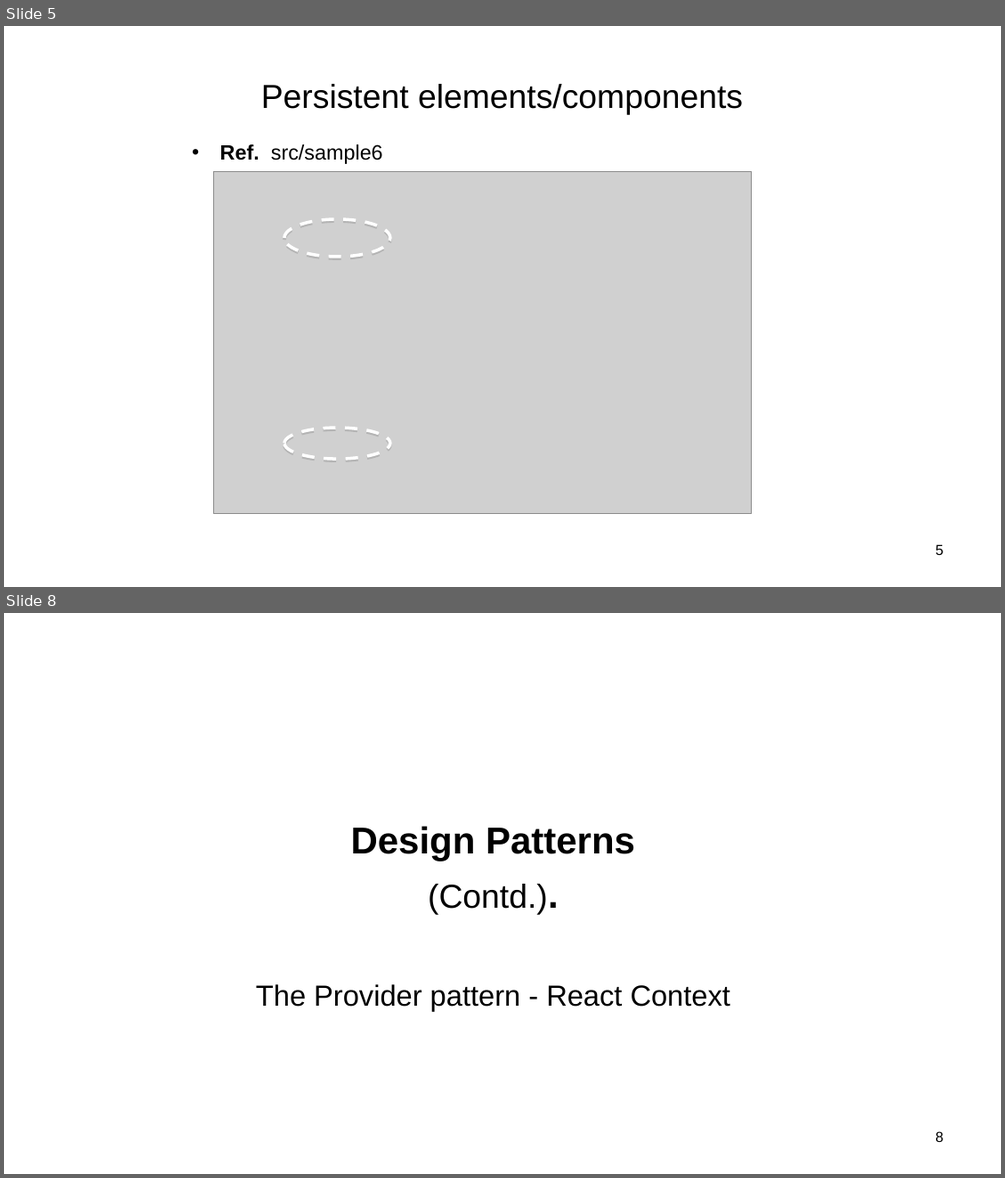
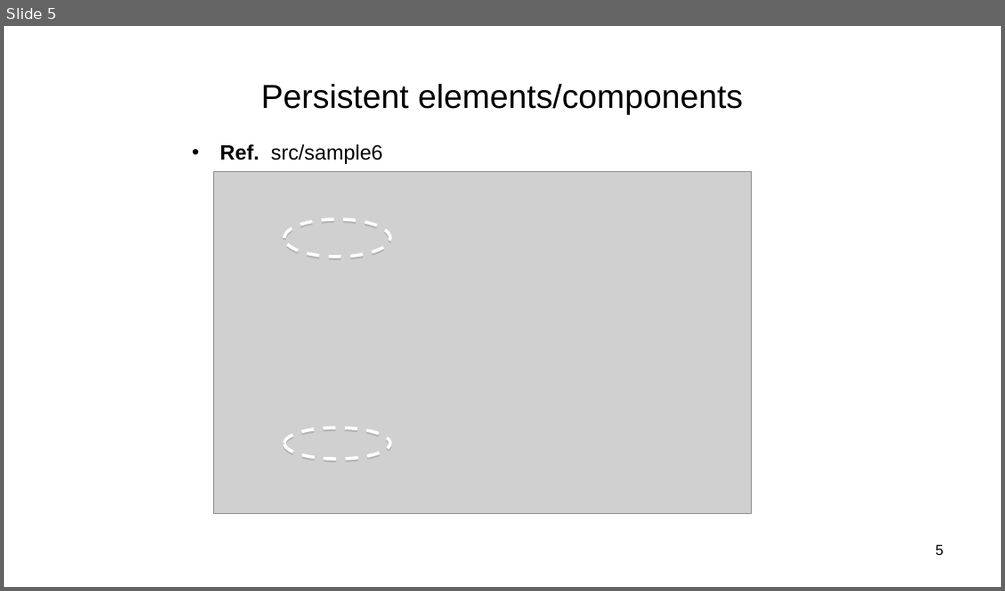
Before and after one commit to wit-hdip-comp-sci-2024/full-stack-2, a slide deck: topic-5/talk-1/ReactJS_05.ppt. Shown one above the other, each under a label of ours: slides 5 and 8 before the commit, slide 5 after it; the slides between them are not shown. The pictures are 1005x1178 and 1005x591 pixels, drawn with LibreOffice and Linux fonts; fonts in the diff are those of the drawing; grey boxes stand for pictures. Boxes give left, top, right and bottom in pixels: in the first picture for what was removed or moved away, otherwise in the second. Text is boxed around its words. In the diff, an @@ line names an element or a change of style, - is before the commit and + after.

```diff
--- a/topic-5/talk-1/ReactJS_05.ppt
+++ b/topic-5/talk-1/ReactJS_05.ppt
@@ slide 8 removed at (x1=4, y1=613, x2=1001, y2=1174), background #FFFFFF @@
@@ subtitle removed at (x1=256, y1=826, x2=730, y2=1011) @@
-Design Patterns
-(Contd.).
-The Provider pattern - React Context
@@ page number removed at (x1=935, y1=1131, x2=943, y2=1142) @@
-8
```
Also in this commit, not shown: 2 slides changed, 19 other slides removed, 28 other files.
